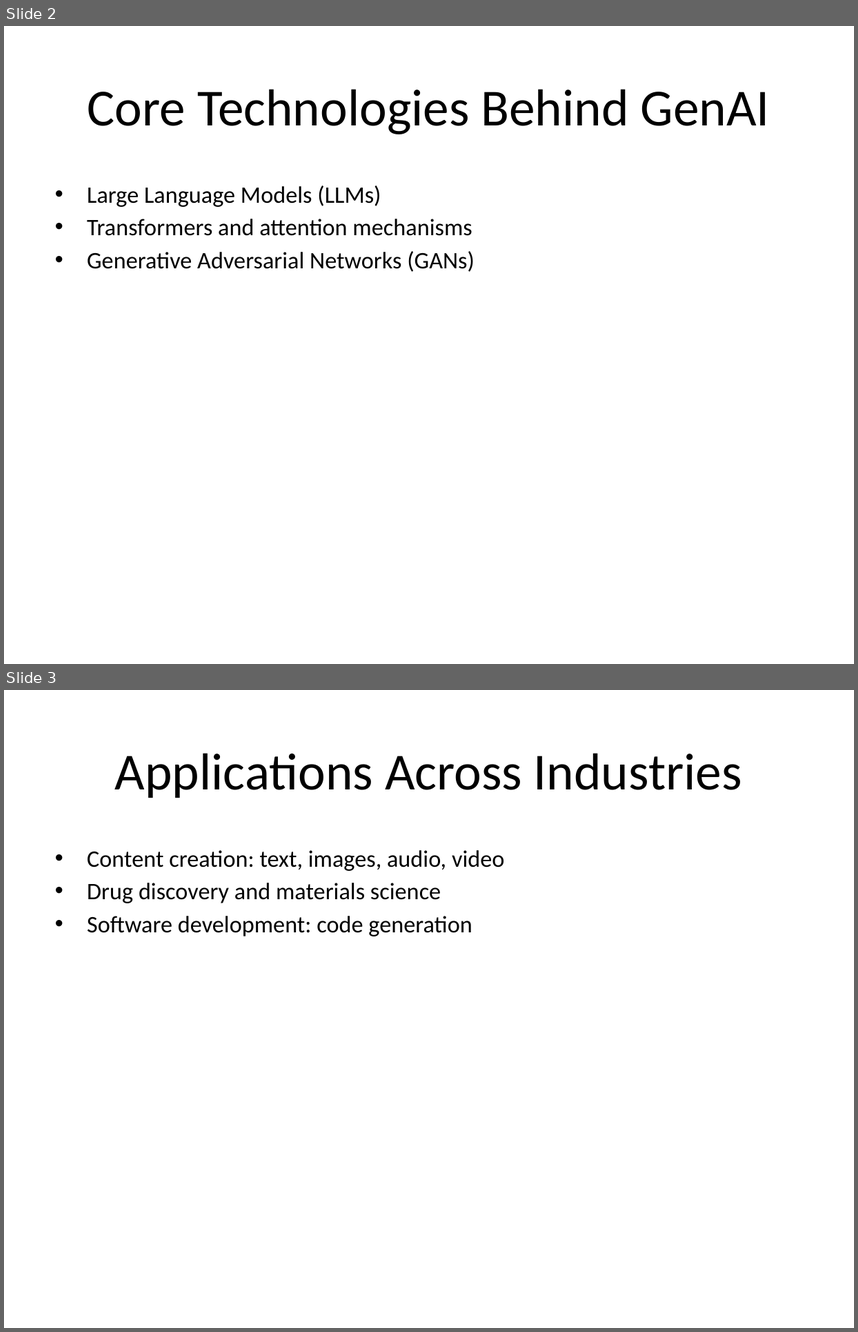
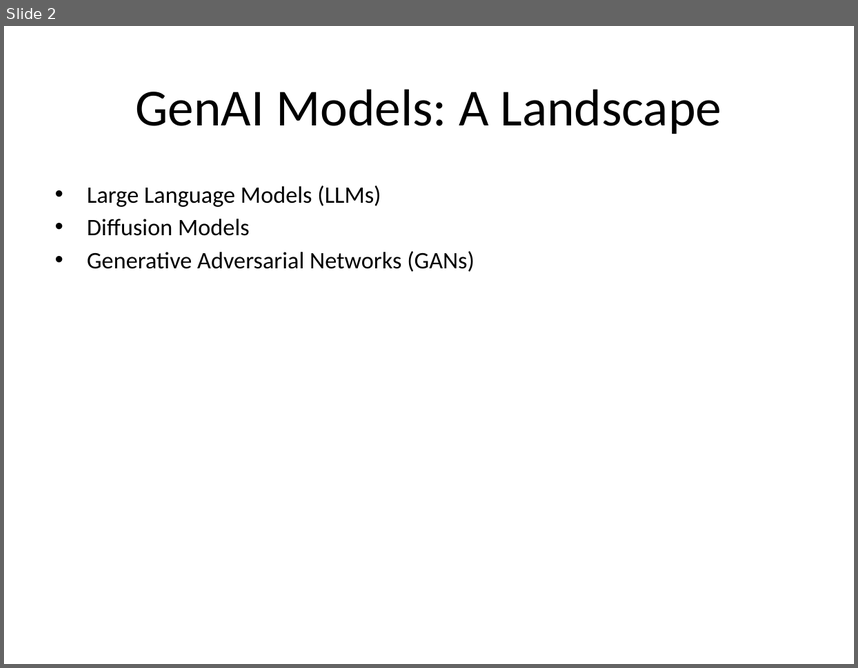
Before and after one commit to AkashAk2/fabric, a slide deck: services/agno_service/output.pptx. Shown one above the other, each under a label of ours: slides 2 and 3 before the commit, slide 2 after it. The pictures are 858x1332 and 858x668 pixels, drawn with LibreOffice and Linux fonts; fonts in the diff are those of the drawing. Boxes give left, top, right and bottom in pixels: in the first picture for what was removed or moved away, otherwise in the second. Text is boxed around its words. In the diff, an @@ line names an element or a change of style, - is before the commit and + after.

```diff
--- a/services/agno_service/output.pptx
+++ b/services/agno_service/output.pptx
@@ slide 3 removed at (x1=4, y1=690, x2=854, y2=1328), background #FFFFFF @@
@@ title removed at (x1=115, y1=753, x2=742, y2=798) @@
-Applications Across Industries
@@ text removed at (x1=87, y1=850, x2=504, y2=936) @@
-• Content creation: text, images, audio, video
-• Drug discovery and materials science
-• Software development: code generation
@@ slide 2 changed as well @@
@@ title at (x1=136, y1=89, x2=722, y2=134): text changed @@
-Core Technologies Behind GenAI
+GenAI Models: A Landscape
@@ text at (x1=87, y1=219, x2=250, y2=236): text changed @@
-• Transformers and attention mechanisms
+• Diffusion Models
```
Also in this commit, not shown: 5 other slides changed, 7 slides added, 2 other slides removed, 8 other files.
